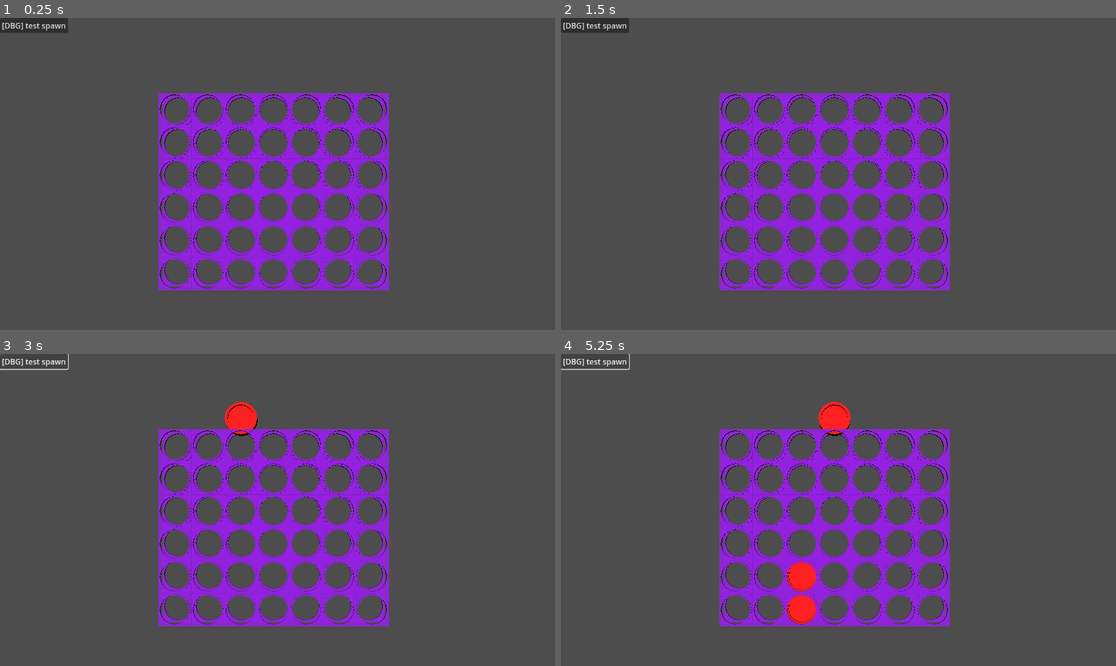
Above: before the commit, frames 1-4 (two rows, left to right).
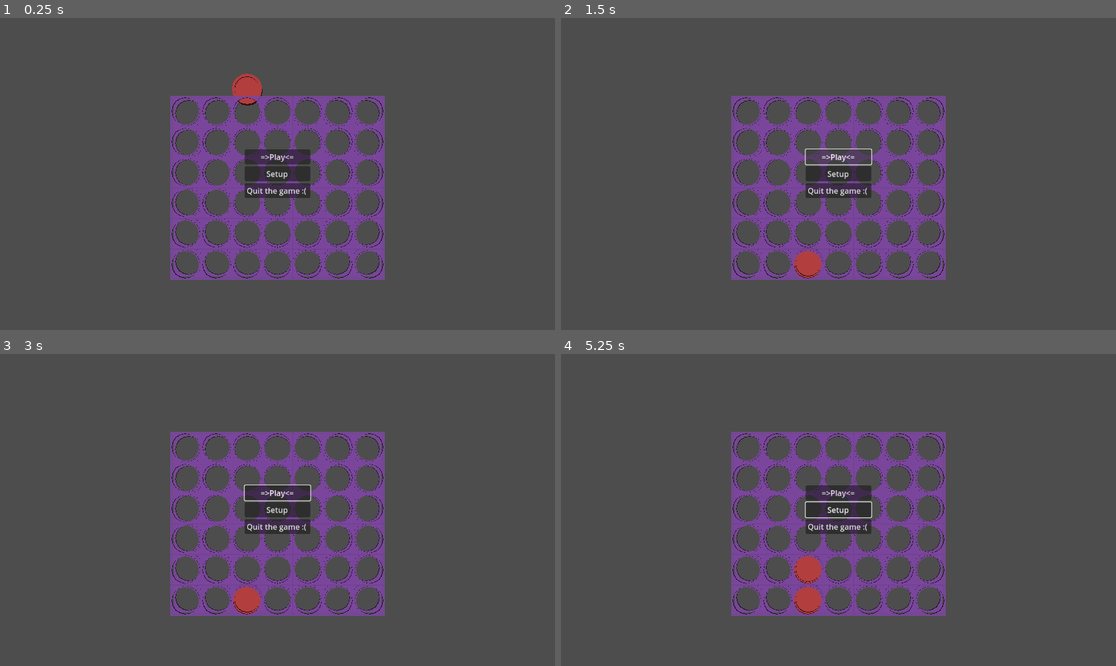
Above: after the commit, the same moments.

Repository: neuneutrinos/connect_4
Game: Godot game, scene res://scene/level/main_menu.tscn
Two runs of this game, one before a commit and one after it. Both use one fixed random seed, a clock stepped at 60 frames per second and the inputs below. Before the commit the project starts from res://scene/level/game.tscn.
Inputs (mouse positions are in pixels of both pictures, inside the frame that each line leads up to):
- Up to frame 1 (0.25 s): no input
- Up to frame 2 (1.5 s): click (838, 174) at 0.5 s, where only the run after the commit has a clickable "Setup"; click (838, 158) at 1.25 s, where only the run after the commit has a clickable "=>Play<="
- Up to frame 3 (3 s): click (277, 494) at 2 s, where only the run after the commit has a clickable "=>Play<="; click (33, 360) at 2.75 s, where only the run before the commit has a clickable "[DBG] test spawn"
- Up to frame 4 (5.25 s): click (594, 360) at 3.5 s, where only the run before the commit has a clickable "[DBG] test spawn"; click (838, 510) at 4.25 s, where only the run after the commit has a clickable "Setup"; click (594, 360) at 5 s, where only the run before the commit has a clickable "[DBG] test spawn"

The runs differ from the first frame. In frame 1, 19% of the frame differs, in the area x 0-71%, y 0-88%; in frame 2, 19%; in frame 3, 19%; in frame 4, 19%.

Commit message:
Add Main menu and a background

Diff:
--- a/project.godot
+++ b/project.godot
@@ -11,7 +11,7 @@
 [application]
 
 config/name="connect_4"
-run/main_scene="res://scene/level/game.tscn"
+run/main_scene="res://scene/level/main_menu.tscn"
 config/features=PackedStringArray("4.0", "Forward Plus")
 config/icon="res://icon.svg"
 
--- /dev/null
+++ b/resource/material/2D/blur_material.tres
@@ -0,0 +1,7 @@
+[gd_resource type="ShaderMaterial" load_steps=2 format=3 uid="uid://ckdqpq7vhtx0u"]
+
+[ext_resource type="Shader" path="res://resource/shader/canvas_item/blur2D.gdshader" id="1_ajcb3"]
+
+[resource]
+shader = ExtResource("1_ajcb3")
+shader_parameter/blur_amount = 0.539
--- /dev/null
+++ b/resource/shader/canvas_item/blur2D.gdshader
@@ -0,0 +1,8 @@
+shader_type canvas_item;
+uniform sampler2D SCREEN_TEXTURE: hint_screen_texture, filter_linear_mipmap;
+
+uniform float blur_amount : hint_range(0, 5);
+
+void fragment() {
+	COLOR = textureLod(SCREEN_TEXTURE, SCREEN_UV, blur_amount);
+}
--- a/scene/level/game.tscn
+++ b/scene/level/game.tscn
@@ -26,7 +26,5 @@
 
 [node name="Board" type="Node3D" parent="."]
 script = ExtResource("1_h0ind")
-nb_column = 7
-nb_line = 6
 
 [connection signal="pressed" from="DBG/test_spawn" to="Board" method="_on_test_spawn_pressed"]
--- /dev/null
+++ b/scene/level/main_menu.tscn
@@ -0,0 +1,59 @@
+[gd_scene load_steps=5 format=3 uid="uid://dj0bhibujl1cc"]
+
+[ext_resource type="Script" path="res://script/menu/MainMenu.gd" id="1_cwlat"]
+[ext_resource type="Script" path="res://script/game/Board.gd" id="1_n13jp"]
+
+[sub_resource type="Environment" id="Environment_nwewd"]
+adjustment_enabled = true
+adjustment_saturation = 0.5
+
+[sub_resource type="CameraAttributesPractical" id="CameraAttributesPractical_qm87y"]
+dof_blur_far_transition = 611.89
+dof_blur_near_enabled = true
+dof_blur_near_distance = 8192.0
+dof_blur_near_transition = 1063.06
+dof_blur_amount = 0.14
+
+[node name="main_menu" type="Node3D"]
+script = ExtResource("1_cwlat")
+frac_time_max = 3.0
+
+[node name="DirectionalLight3D" type="DirectionalLight3D" parent="."]
+transform = Transform3D(-4.37114e-08, 0, -1, 0, 1, 0, 1, 0, -4.37114e-08, 0, 0, 0)
+
+[node name="Camera3D" type="Camera3D" parent="."]
+transform = Transform3D(-4.37114e-08, 0, -1, 0, 1, 0, 1, 0, -4.37114e-08, -6.749, 2.953, 3)
+
+[node name="Board" type="Node3D" parent="."]
+script = ExtResource("1_n13jp")
+
+[node name="WorldEnvironment" type="WorldEnvironment" parent="."]
+environment = SubResource("Environment_nwewd")
+camera_attributes = SubResource("CameraAttributesPractical_qm87y")
+
+[node name="Control" type="Control" parent="."]
+layout_mode = 3
+anchors_preset = 0
+offset_right = 40.0
+offset_bottom = 40.0
+
+[node name="CenterContainer" type="CenterContainer" parent="Control"]
+layout_mode = 0
+offset_right = 1152.0
+offset_bottom = 648.0
+
+[node name="VBoxContainer" type="VBoxContainer" parent="Control/CenterContainer"]
+layout_mode = 2
+
+[node name="Button_play" type="Button" parent="Control/CenterContainer/VBoxContainer"]
+layout_mode = 2
+text = "=>Play<="
+
+[node name="Button_setup" type="Button" parent="Control/CenterContainer/VBoxContainer"]
+layout_mode = 2
+text = "Setup
+"
+
+[node name="Button_quit" type="Button" parent="Control/CenterContainer/VBoxContainer"]
+layout_mode = 2
+text = "Quit the game :( "
--- a/scene/part/board.tscn
+++ b/scene/part/board.tscn
@@ -4,5 +4,3 @@
 
 [node name="board" type="Node3D"]
 script = ExtResource("1_k5skm")
-nb_column = 7
-nb_line = 6
--- a/script/game/Board.gd
+++ b/script/game/Board.gd
@@ -5,12 +5,12 @@
 enum TOKEN_VALUE {EMPTY,PLAYER1,PLAYER2}
 
 @export_group("Board data")
-@export_range(4,50) var nb_column : int:
+@export_range(4,50) var nb_column : int=7:
 	set(value):
 		nb_column=value
 		on_export_change()
 
-@export_range(4,50) var nb_line : int:
+@export_range(4,50) var nb_line : int=6:
 	set(value):
 		nb_line=value
 		on_export_change()
@@ -58,6 +58,8 @@
 
 
 func rebuild()->void:
+	print("rebuild ",[nb_column,nb_line])
+	remove_all_token()
 	init_board_value()
 	for c in get_children():remove_child(c)#clear all children
 	for i in range(nb_column):
@@ -68,6 +70,9 @@
 			child.translate(Vector3(0,j,i))
 			add_child(child)
 
+func remove_all_token():
+	for c in get_children():
+		remove_child(c)#clear all children (case + token)
 
 #if nb_column is returned => coluln is full or invalid
 func get_height_index(col_index:int)->int:
--- /dev/null
+++ b/script/menu/MainMenu.gd
@@ -0,0 +1,21 @@
+extends Node
+
+@onready var board:Board=$Board
+@export var frac_time_max:float
+var frac_time:float=0
+# Called when the node enters the scene tree for the first time.
+func _ready():
+
+	pass # Replace with function body.
+
+
+# Called every frame. 'delta' is the elapsed time since the previous frame.
+func _process(delta):
+	frac_time-=delta
+	if frac_time<=0 :
+		frac_time=frac_time_max
+		_on_time()
+	pass
+
+func _on_time():
+	board._on_test_spawn_pressed()
